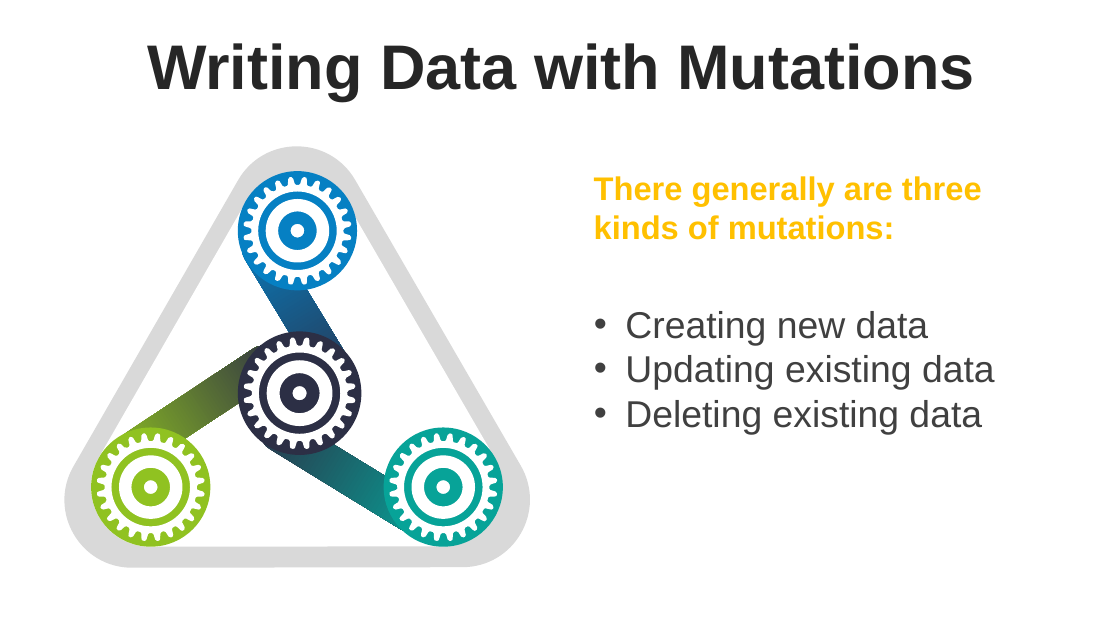
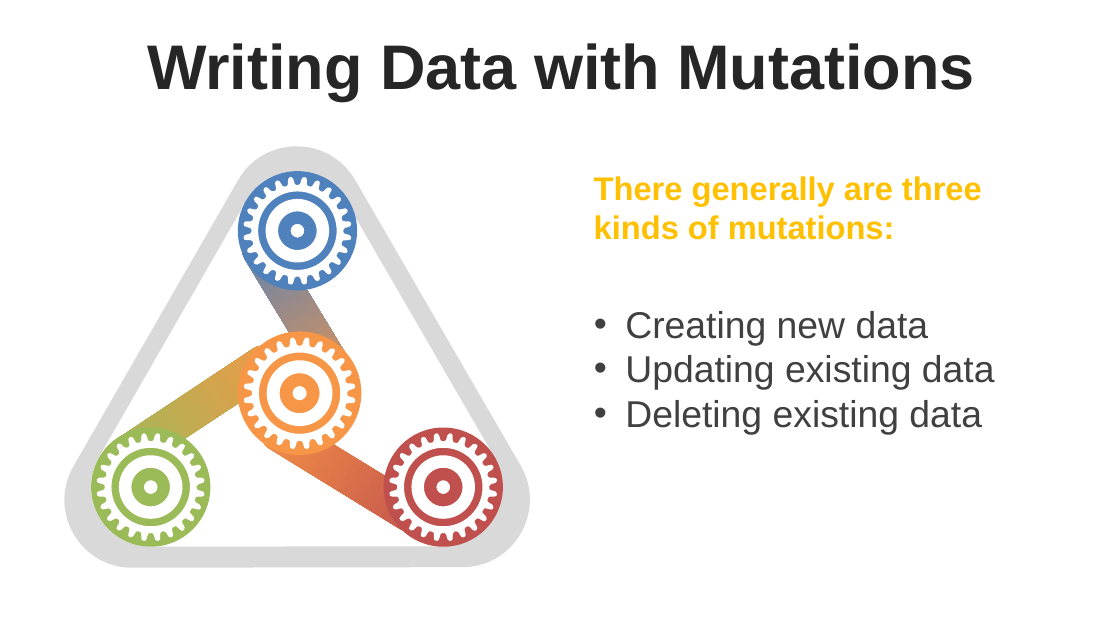
Before and after one commit to thanhlongvl/sportdemo, a slide deck: slide 18 of thuyettrinhgfinal_1.pptx. Drawn at 1120x630 pixels with LibreOffice and Linux fonts; fonts in the diff are those of the drawing. Boxes give left, top, right and bottom in pixels: in the first picture for what was removed or moved away, otherwise in the second. Text is boxed around its words. In the diff, an @@ line names an element or a change of style, - is before the commit and + after.

```diff
--- a/thuyettrinhgfinal_1.pptx
+++ b/thuyettrinhgfinal_1.pptx
@@ freeform shape at box(238, 171, 357, 291): fill #0680C3 to #4F81BD @@
@@ rounded rectangle at box(236, 224, 366, 407): fill gradient #0680C3 to #2C2F45 to gradient #4F81BD to #F79646 @@
@@ rounded rectangle at box(110, 338, 290, 474): fill gradient #90C221 to #2C2F45 to gradient #9BBB59 to #F79646 @@
@@ freeform shape at box(238, 332, 361, 455): fill #2C2F45 to #F79646 @@
@@ rounded rectangle at box(254, 408, 435, 539): fill gradient #2C2F45 to #07A398 to gradient #F79646 to #C0504D @@
@@ freeform shape at box(92, 428, 211, 547): fill #90C221 to #9BBB59; outline redrawn @@
@@ freeform shape at box(384, 428, 503, 547): fill #07A398 to #C0504D @@
@@ outline redrawn in 5 elements at box(90, 171, 507, 553), box(244, 338, 355, 450), box(244, 177, 351, 285), box(97, 434, 204, 541), box(390, 434, 497, 541) @@
```
Also in this commit, not shown: 24 other slides changed, 1 slide added.
